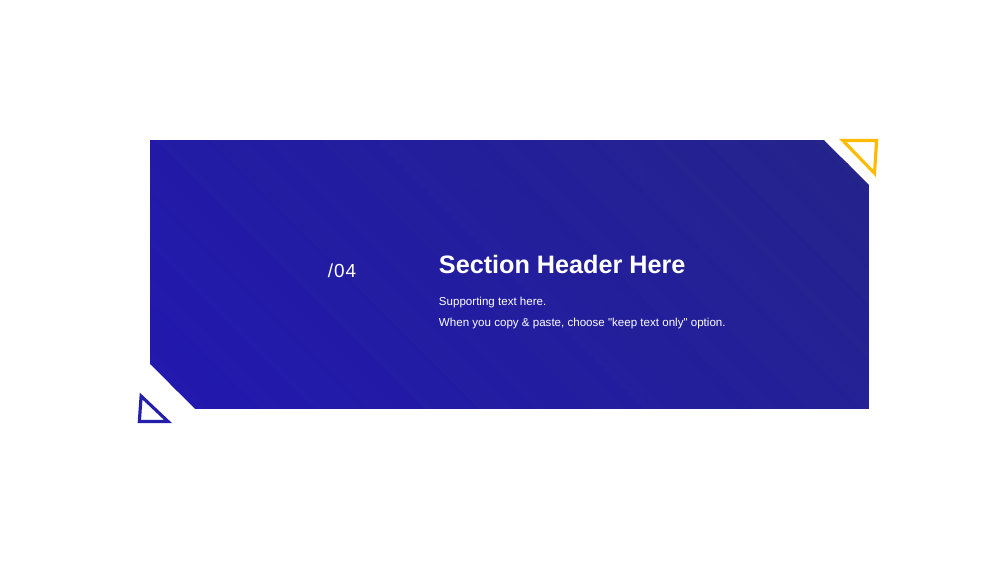
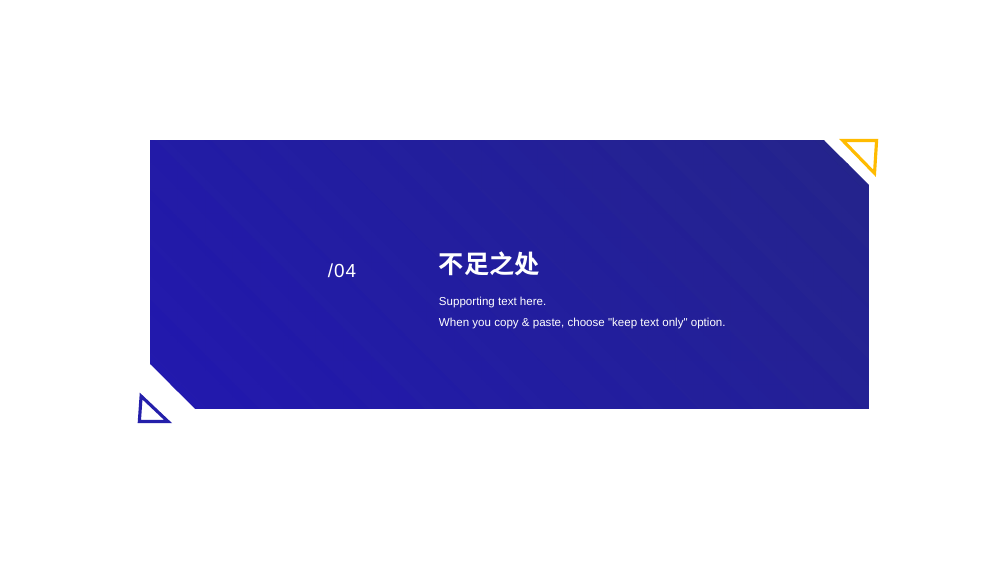
Before and after one commit to czx-dev/note, a slide deck: slide 9 of 陈仲贤述职答辩.pptx (slide 21 before the commit). Drawn at 1008x567 pixels with LibreOffice and Linux fonts; fonts in the diff are those of the drawing. Boxes give left, top, right and bottom in pixels: in the first picture for what was removed or moved away, otherwise in the second. Text is boxed around its words. In the diff, an @@ line names an element or a change of style, - is before the commit and + after.

```diff
--- a/陈仲贤述职答辩.pptx
+++ b/陈仲贤述职答辩.pptx
@@ title at [439, 251, 540, 276]: text changed @@
-Section Header Here
+不足之处
```
Also in this commit, not shown: 5 other slides changed, 5 slides added, 24 slides removed.
